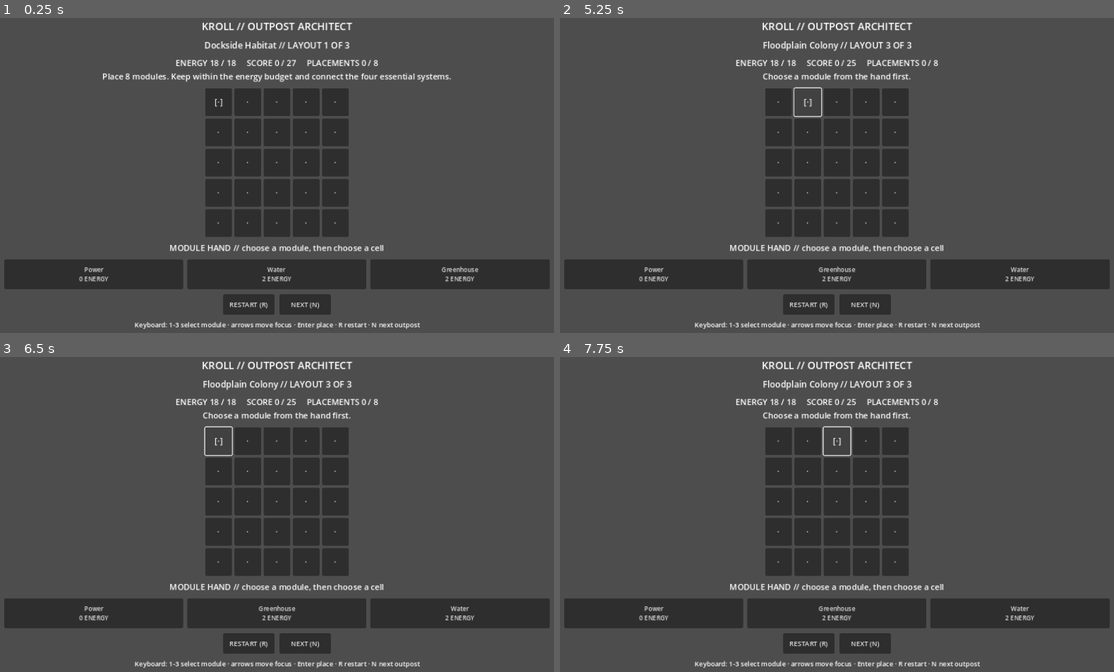
Above: before the commit, frames 1-4 (two rows, left to right).
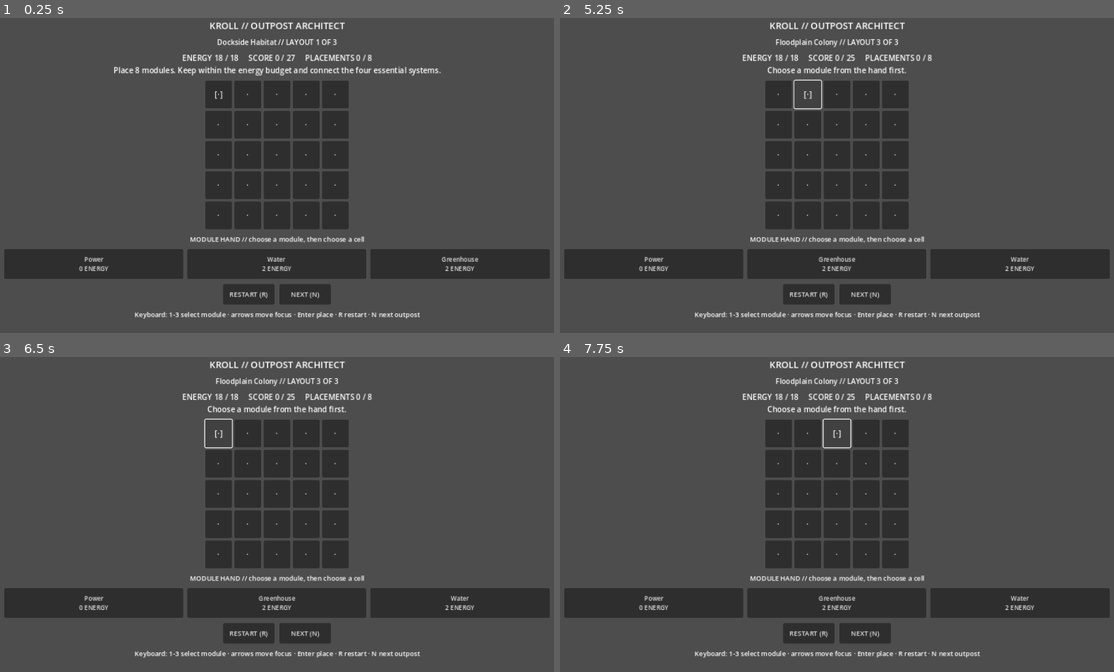
Above: after the commit, the same moments.

Repository: qaqp980520-prog/2126-Survival
Game: Godot game, scene res://main.tscn
The game is run twice, just before and just after one commit, with the same random seed, the same clock (stepped at 60 frames per second) and the same inputs.
Inputs:
- Up to frame 1 (0.25 s): no input
- Up to frame 2 (5.25 s): click "RESTART (R)" at 0.5 s; click "RESTART (R)" at 1.25 s; click "RESTART (R)" at 2 s; click "NEXT (N)" at 2.75 s; click "NEXT (N)" at 3.5 s; click "[·]" at 4.25 s; click "·" at 5 s
- Up to frame 3 (6.5 s): click "·" at 5.75 s
- Up to frame 4 (7.75 s): click "·" at 6.5 s; click "[·]" at 7.25 s

The runs differ from the first frame. In frame 1, 14% of the frame differs, in the area x 0-100%, y 1-99%; in frame 2, 13%; in frame 3, 13%; in frame 4, 13%.

Commit message:
Run 50: improve Outpost Architect typography on compact screens

Diff:
--- a/daily_games/KROLL_Outpost_Architect/main.gd
+++ b/daily_games/KROLL_Outpost_Architect/main.gd
@@ -38,18 +38,19 @@
 	var title := Label.new()
 	title.text = "KROLL // OUTPOST ARCHITECT"
 	title.horizontal_alignment = HORIZONTAL_ALIGNMENT_CENTER
-	title.add_theme_font_size_override("font_size", 20)
+	title.add_theme_font_size_override("font_size", 18)
 	content.add_child(title)
 
 	layout_label = Label.new()
 	layout_label.horizontal_alignment = HORIZONTAL_ALIGNMENT_CENTER
-	layout_label.add_theme_font_size_override("font_size", 17)
+	layout_label.autowrap_mode = TextServer.AUTOWRAP_WORD_SMART
+	layout_label.add_theme_font_size_override("font_size", 14)
 	content.add_child(layout_label)
 
 	status_label = Label.new()
 	status_label.horizontal_alignment = HORIZONTAL_ALIGNMENT_CENTER
 	status_label.autowrap_mode = TextServer.AUTOWRAP_WORD_SMART
-	status_label.add_theme_font_size_override("font_size", 16)
+	status_label.add_theme_font_size_override("font_size", 15)
 	content.add_child(status_label)
 
 	var board_center := CenterContainer.new()
@@ -73,6 +74,8 @@
 	var hand_title := Label.new()
 	hand_title.text = "MODULE HAND // choose a module, then choose a cell"
 	hand_title.horizontal_alignment = HORIZONTAL_ALIGNMENT_CENTER
+	hand_title.autowrap_mode = TextServer.AUTOWRAP_WORD_SMART
+	hand_title.add_theme_font_size_override("font_size", 13)
 	content.add_child(hand_title)
 
 	var hand_row := HBoxContainer.new()
